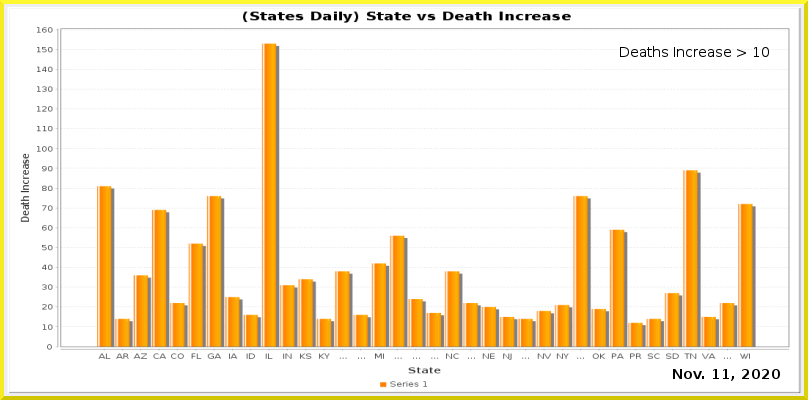
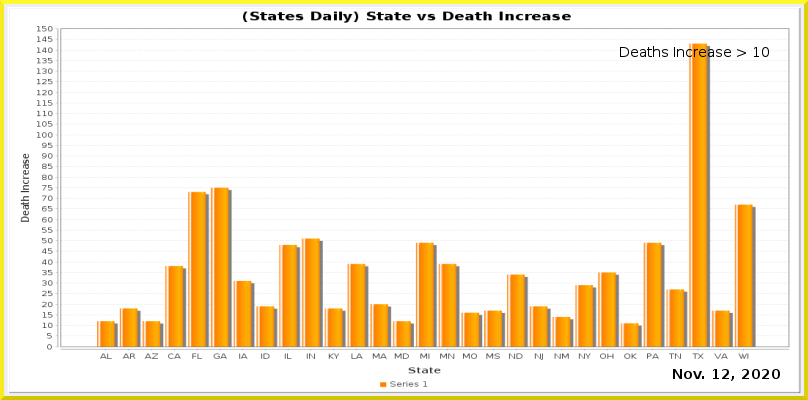
Two versions of the same layered image (808×400). Layer-by-layer changes:
painted on "Current Date" over (x1=722, y1=369, x2=729, y2=379)
painted on "Date_vs_TestIncrease.png" over (x1=37, y1=26, x2=789, y2=360)
